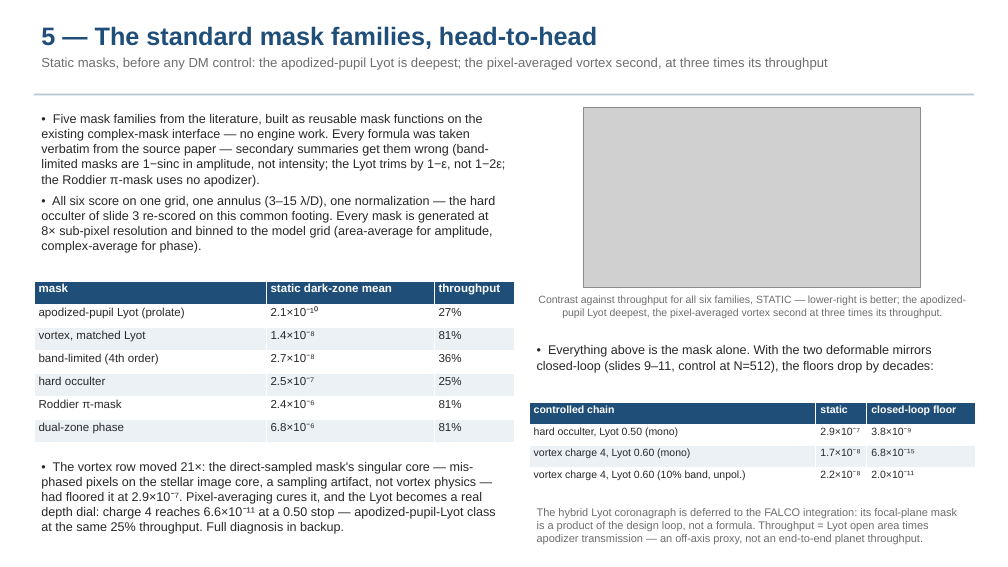
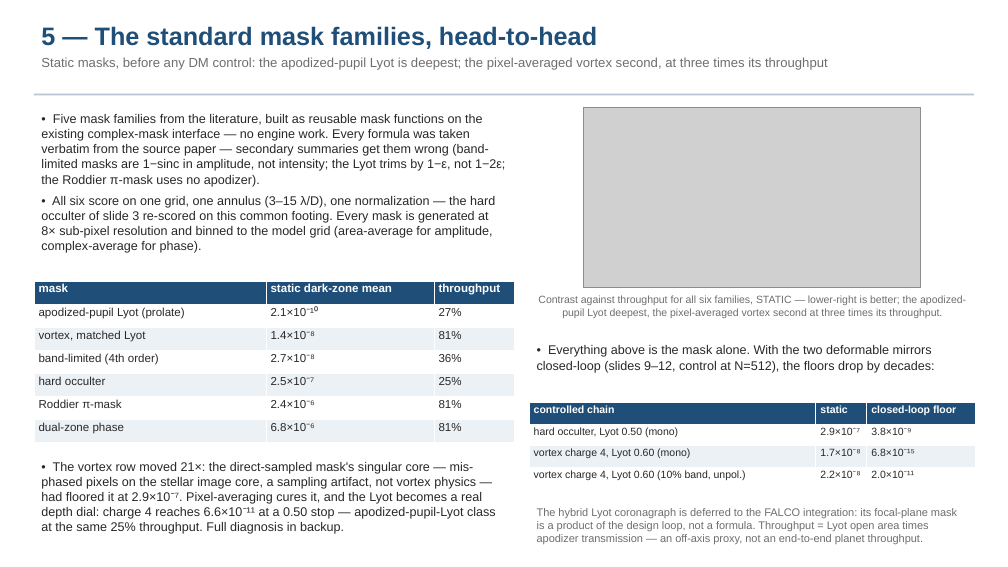
Before and after one commit to nasa-jpl/MACOS_resources, a slide deck: slide 6 of mmacos/templates/30_instruments/bench_ctb/deck_ctb.pptx. Drawn at 1008x567 pixels with LibreOffice and Linux fonts; fonts in the diff are those of the drawing; grey boxes stand for pictures. Boxes give left, top, right and bottom in pixels: in the first picture for what was removed or moved away, otherwise in the second. Text is boxed around its words. In the diff, an @@ line names an element or a change of style, - is before the commit and + after.

```diff
--- a/mmacos/templates/30_instruments/bench_ctb/deck_ctb.pptx
+++ b/mmacos/templates/30_instruments/bench_ctb/deck_ctb.pptx
@@ text at (x1=537, y1=345, x2=935, y2=373): text changed @@
-• Everything above is the mask alone. With the two deformable mirrors closed-loop (slides 9–11, control at N=512), the floors drop by decades:
+• Everything above is the mask alone. With the two deformable mirrors closed-loop (slides 9–12, control at N=512), the floors drop by decades:
```
Also in this commit, not shown: 3 other slides changed, 1 slide added, 6 other files.
